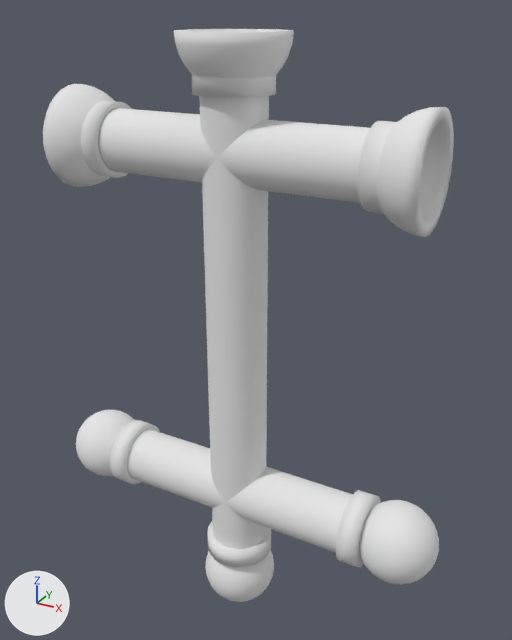
The OBJ model Animação/Resources/models/body.obj: old version first, new version second.
Before and after are seen from a 50 mm camera at (3.24, -5.5, 3.77) aimed at (-0.1, 0.57, 0.73). The lights are fixed; the arrows at lower left show +X, +Y and +Z. Where no turn or scale is listed for an object, it has been applied to the vertices. Vertices at the same position are counted once.

The older version as bpy lines, for what is in view:
```python
me_sphere_048_sphere_004 = bpy.data.meshes.new('Sphere.048_Sphere.004')
me_sphere_048_sphere_004.from_pydata(...)  # 3776 vertices, 7236 faces; spans x -2.19..2.19, y -0.5..0.5, z -2.51..3.6
me_sphere_048_sphere_004.materials.append(mat_wooden_png_001)  # its picture is missing
ob_sphere_048_sphere_004 = bpy.data.objects.new('Sphere.048_Sphere.004', me_sphere_048_sphere_004)
ob_sphere_048_sphere_004.location = (0.0, 0.0, 0.0)
```
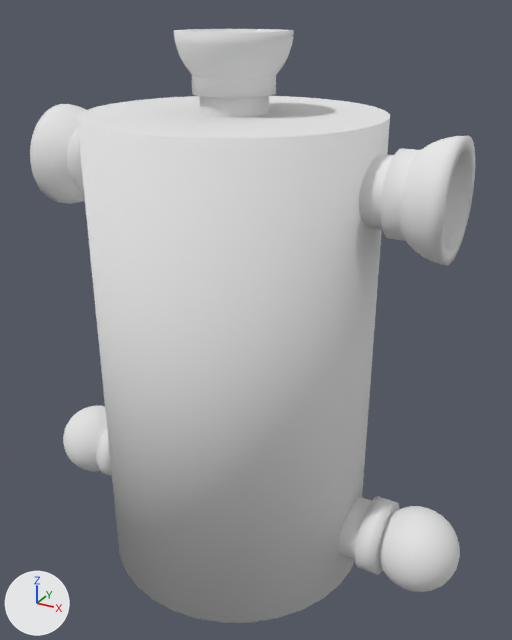
Where the change shows, as pixel boxes (x1, y1, x2, y2) in the pictures (512 x 640 px; the box of a moved part takes in the faces that stretch with it):
'Sphere.048_Sphere.004', reshaped (8% wider)
    before: (43, 29, 454, 602)
    after: (30, 29, 475, 623)
part 1 of me_sphere_048_sphere_004, added
    after: (77, 96, 390, 623)
part 2 of me_sphere_048_sphere_004, moved or reshaped
    before: (76, 410, 134, 476)
    after: (63, 406, 107, 471)
part 3 of me_sphere_048_sphere_004, moved or reshaped
    before: (377, 107, 454, 237)
    after: (400, 136, 475, 265)
part 4 of me_sphere_048_sphere_004, moved or reshaped
    before: (43, 84, 117, 187)
    after: (30, 104, 86, 204)
part 5 of me_sphere_048_sphere_004, moved or reshaped
    before: (359, 500, 439, 584)
    after: (379, 506, 460, 592)
part 6 of me_sphere_048_sphere_004, added
    after: (67, 128, 84, 192)
part 7 of me_sphere_048_sphere_004, added
    after: (381, 148, 420, 241)
part 8 of me_sphere_048_sphere_004, deleted
    before: (205, 549, 274, 602)
part 9 of me_sphere_048_sphere_004, moved or reshaped
    before: (110, 96, 381, 567)
    after: (96, 427, 400, 574)
part 10 of me_sphere_048_sphere_004, moved or reshaped
    before: (81, 101, 397, 214)
    after: (199, 96, 394, 230)

Patch to the scene script:
```diff
--- a/Animação/Resources/models/body.obj.py
+++ b/Animação/Resources/models/body.obj.py
@@ me_sphere_048_sphere_004 @@
 # used by ob_sphere_048_sphere_004; location = (0.0, 0.0, 0.0)
-me_sphere_048_sphere_004.from_pydata(...)  # 3776 vertices, 7236 faces; spans x -2.19..2.19, y -0.5..0.5, z -2.51..3.6
+me_sphere_048_sphere_004.from_pydata(...)  # 4072 vertices, 7556 faces; spans x -2.39..2.39, y -1.34..2.39, z -1.6..3.6
+# me_sphere_048_sphere_004 part 1: a new loose piece, a 32-sided cylinder along z spanning x -1.34..1.34, y -1.34..1.34, z -1.6..2.94, in mat_wooden_png_001 (its picture is missing)
+# me_sphere_048_sphere_004 part 2: the loose piece of 482 vertices spanning x -2.19..-1.4, y -0.4..0.4, z -1.42..-0.62 is moved by (-0.2, 0.0, 0.0)
+# me_sphere_048_sphere_004 part 3: the loose piece of 552 vertices spanning x 1.31..1.8, y -0.5..0.5, z 2.09..3.09 is moved by (0.2, 0.0, -0.2)
+# me_sphere_048_sphere_004 part 4: the loose piece of 552 vertices spanning x -1.8..-1.3, y -0.5..0.5, z 2.1..3.1 is moved by (-0.2, 0.0, -0.2)
+# me_sphere_048_sphere_004 part 5: the loose piece of 482 vertices spanning x 1.4..2.19, y -0.4..0.4, z -1.42..-0.62 is moved by (0.2, 0.0, 0.0)
+# me_sphere_048_sphere_004 part 6: the loose piece of 96 vertices spanning x -1.5..-1.3, y -0.36..0.36, z 2.24..2.96 is copied, and the copy is moved by (-0.2, 0.0, -0.2); it spans x -1.7..-1.5, y -0.36..0.36, z 2.04..2.76
+# me_sphere_048_sphere_004 part 7: a new loose piece of 96 vertices spanning x 1.5..1.7, y -0.36..0.36, z 2.04..2.76, in mat_wooden_png_001 (its picture is missing)
+# me_sphere_048_sphere_004 part 8: the loose piece of 482 vertices spanning x -0.4..0.4, y -0.4..0.4, z -2.51..-1.72 is deleted
+# me_sphere_048_sphere_004 part 9: 259 vertices removed from x -1.5..1.5, y -0.36..0.36, z -1.82..-0.66; 162 vertices added at x -1.7..1.7, y -0.36..0.36, z -1.38..-0.66
+# me_sphere_048_sphere_004 part 10: 2 vertices moved within x -1.5, y -0.3..0.3, z 2.4; 246 vertices removed from x -1.5..1.5, y -0.36..0.36, z 2.24..2.96; 156 vertices added at x -1.5..1.5, y -0.3..0.3, z 2.1..2.78
 me_sphere_048_sphere_004.materials.append(mat_wooden_png_001)
```
